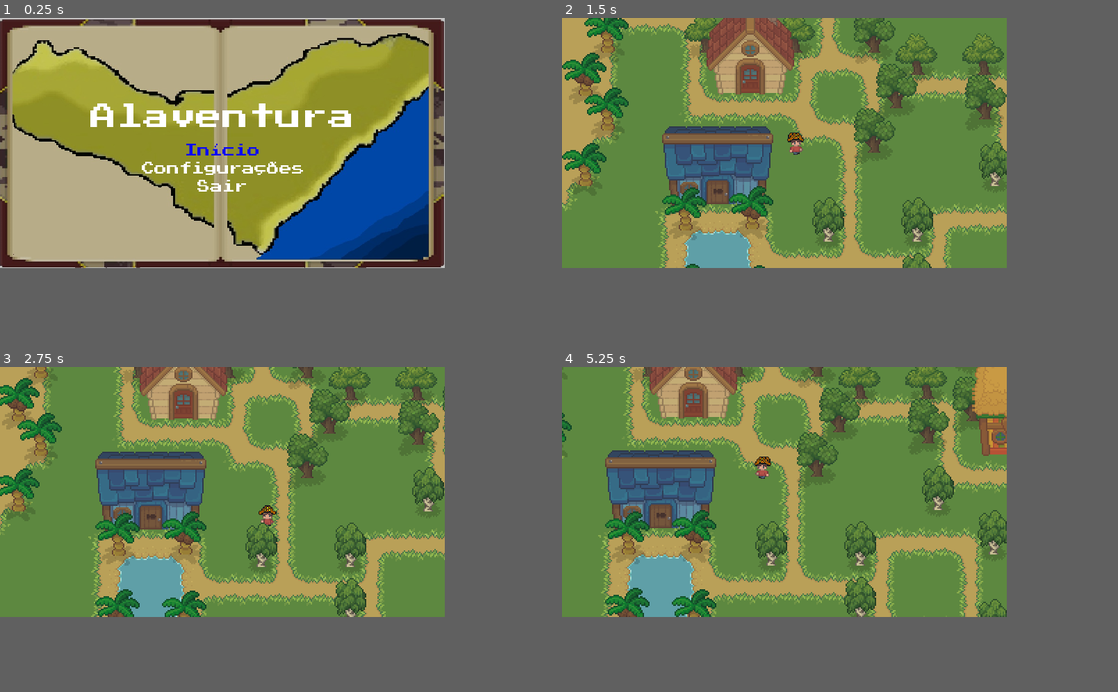
Above: before the commit, frames 1-4 (two rows, left to right).
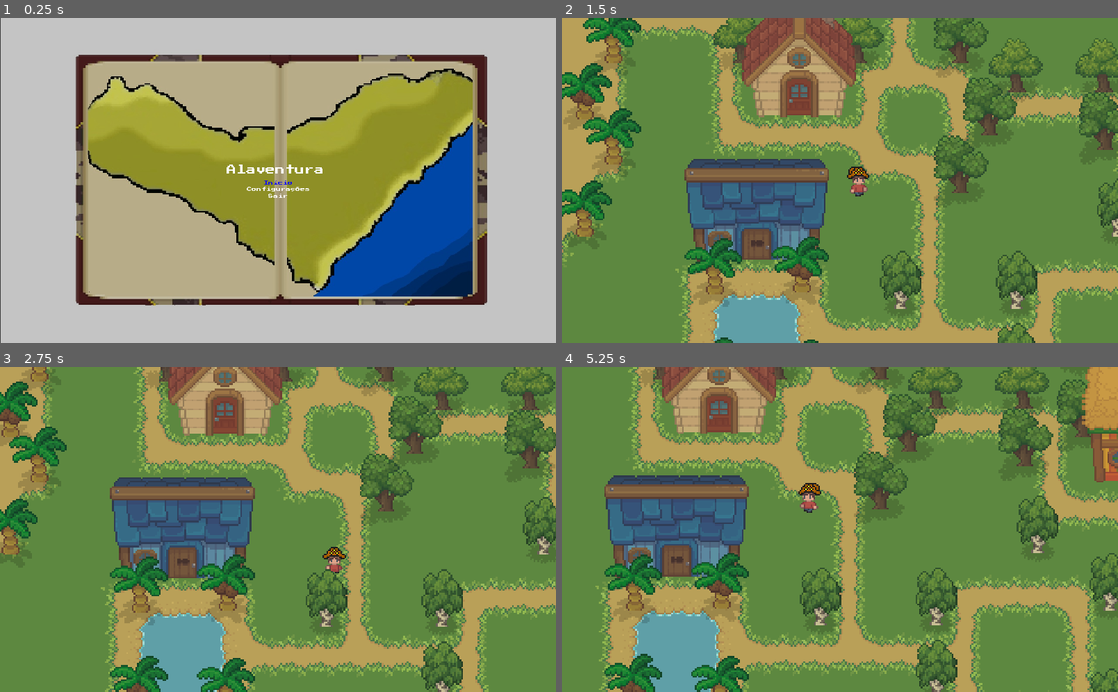
Above: after the commit, the same moments.

Repository: 2023M1T7-Inteli/grupo4
Game: Godot game, scene res://tela inicial completa/starSreen.tscn
The game is run twice, just before and just after one commit, with the same random seed, the same clock (stepped at 60 frames per second) and the same inputs.
Inputs:
- Up to frame 1 (0.25 s): no input
- Up to frame 2 (1.5 s): click "Início" at 0.5 s; tap Enter (ui_accept) at 1.25 s; hold Right (ui_right) from 1.28 s (still down)
- Up to frame 3 (2.75 s): tap Enter (ui_accept) at 1.52, 2.27 s; release Right (ui_right) at 2.03 s; hold Down (ui_down) from 2.03 s (still down)
- Up to frame 4 (5.25 s): release Down (ui_down) at 2.78 s; hold Right (ui_right) 2.78-3.53 s; hold Up (ui_up) 3.53-4.28 s; tap Enter (ui_accept) at 3.77, 4.52 s; hold Left (ui_left) from 4.28 s (still down)
In our replay, the window is 640x360 before the commit and 800x468 after it. These sizes can differ from the game's own. Grey fills any space a smaller window leaves; there, only what the larger window draws over its background counts as a difference.

The runs differ from the first frame. In frame 1, 58% of the frame differs, in the area x 0-88%, y 0-100%; in frame 2, 50%; in frame 3, 50%; in frame 4, 53%.

Commit message:
Adicionei os Blocos

Diff:
--- a/src/v2/Player/Player.tscn
+++ b/src/v2/Player/Player.tscn
@@ -97,9 +97,10 @@
 [node name="Camera2D" type="Camera2D" parent="."]
 position = Vector2( 159, 154 )
 current = true
+zoom = Vector2( 0.3, 0.3 )
 limit_left = 0
-limit_top = -45
-limit_right = 640
+limit_top = -145
+limit_right = 670
 limit_bottom = 330
 drag_margin_h_enabled = true
 drag_margin_v_enabled = true
--- /dev/null
+++ b/src/v2/Puzzle/Fase1/Mapa.gd
@@ -0,0 +1,20 @@
+extends Node2D
+
+
+# Declare member variables here. Examples:
+# var a = 2
+# var b = "text"
+
+
+# Called when the node enters the scene tree for the first time.
+func _ready():
+	pass
+
+
+# Called every frame. 'delta' is the elapsed time since the previous frame.
+#func _process(delta):
+#	pass
+
+# Fecha o modal para adicionar tasks
+func _closeModal():
+	get_tree().get_root().get_child(2).queue_free()
--- /dev/null
+++ b/src/v2/Puzzle/Fase1/Mapa.tscn
@@ -0,0 +1,25 @@
+[gd_scene load_steps=4 format=2]
+
+[ext_resource path="res://Puzzle/Player/Player.tscn" type="PackedScene" id=1]
+[ext_resource path="res://Puzzle/Fase1/Mapa.gd" type="Script" id=2]
+[ext_resource path="res://Puzzle/Interface/GerenciadorDeBloco/GerenciadorDeBloco.tscn" type="PackedScene" id=3]
+
+[node name="Mapa" type="Node2D"]
+script = ExtResource( 2 )
+
+[node name="Player" parent="." instance=ExtResource( 1 )]
+
+[node name="Tasks" parent="." instance=ExtResource( 3 )]
+margin_left = 805.0
+margin_top = 67.0
+margin_right = 941.0
+margin_bottom = 194.0
+
+[node name="Play" type="Button" parent="."]
+margin_left = 821.0
+margin_top = 32.0
+margin_right = 940.0
+margin_bottom = 52.0
+text = "Rodar Comandos"
+
+[connection signal="pressed" from="Play" to="Player" method="_on_Play_pressed"]
--- /dev/null
+++ b/src/v2/Puzzle/Global.gd
@@ -0,0 +1,40 @@
+extends Node
+
+var current_scene = null
+var tasks = ['walk']
+
+func _ready():
+	var root = get_tree().get_root()
+	current_scene = root.get_child(root.get_child_count() - 1)
+
+func addTask(task):
+	print(task)
+	tasks.append(task)
+
+func goto_scene(path):
+	# This function will usually be called from a signal callback,
+	# or some other function in the current scene.
+	# Deleting the current scene at this point is
+	# a bad idea, because it may still be executing code.
+	# This will result in a crash or unexpected behavior.
+
+	# The solution is to defer the load to a later time, when
+	# we can be sure that no code from the current scene is running:
+
+	call_deferred("_deferred_goto_scene", path)
+
+func _deferred_goto_scene(path):
+	# It is now safe to remove the current scene
+	current_scene.free()
+
+	# Load the new scene.
+	var s = ResourceLoader.load(path)
+
+	# Instance the new scene.
+	current_scene = s.instance()
+
+	# Add it to the active scene, as child of root.
+	get_tree().get_root().add_child(current_scene)
+
+	# Optionally, to make it compatible with the SceneTree.change_scene() API.
+	get_tree().set_current_scene(current_scene)
--- /dev/null
+++ b/src/v2/Puzzle/Interface/AdicionarBloco/AdicionarBloco.gd
@@ -0,0 +1,29 @@
+extends Control
+
+# Declare member variables here. Examples:
+# var a = 2
+# var b = "text"
+
+
+# Called when the node enters the scene tree for the first time.
+func _ready():
+#	var obj = node.
+	print('abc')
+	pass # Replace with function body.
+
+# Adiciona task
+func addTask(task):
+	get_parent().get_child(1).get_child(1)._addTask(task)
+
+func _on_RotateCounter_pressed():
+	addTask('rotate_counter')
+
+func _on_WalkButton_pressed():
+	addTask('walk')
+
+func _on_Rotate_pressed():
+	addTask('rotate')
+
+func _on_Close_pressed():
+	get_parent().get_child(1)._closeModal()
+	pass
--- /dev/null
+++ b/src/v2/Puzzle/Interface/AdicionarBloco/AdicionarBloco.tscn
@@ -0,0 +1,45 @@
+[gd_scene load_steps=2 format=2]
+
+[ext_resource path="res://Puzzle/Interface/AdicionarBloco/AdicionarBloco.gd" type="Script" id=1]
+
+[node name="AdicionarBloco" type="Control"]
+anchor_right = 1.0
+anchor_bottom = 1.0
+script = ExtResource( 1 )
+
+[node name="VBoxContainer" type="VBoxContainer" parent="."]
+margin_left = 440.0
+margin_top = 256.0
+margin_right = 581.0
+margin_bottom = 324.0
+size_flags_horizontal = 3
+
+[node name="WalkButton" type="Button" parent="VBoxContainer"]
+margin_right = 141.0
+margin_bottom = 20.0
+rect_pivot_offset = Vector2( -66, 16 )
+text = "ANDA"
+
+[node name="RotateCounter" type="Button" parent="VBoxContainer"]
+margin_top = 24.0
+margin_right = 141.0
+margin_bottom = 44.0
+text = "GIRA ANTIHORARIO"
+
+[node name="Rotate" type="Button" parent="VBoxContainer"]
+margin_top = 48.0
+margin_right = 141.0
+margin_bottom = 68.0
+text = "GIRIA HORARIO"
+
+[node name="Close" type="Button" parent="."]
+margin_left = 448.0
+margin_top = 216.0
+margin_right = 569.0
+margin_bottom = 236.0
+text = "x"
+
+[connection signal="pressed" from="VBoxContainer/WalkButton" to="." method="_on_WalkButton_pressed"]
+[connection signal="pressed" from="VBoxContainer/RotateCounter" to="." method="_on_RotateCounter_pressed"]
+[connection signal="pressed" from="VBoxContainer/Rotate" to="." method="_on_Rotate_pressed"]
+[connection signal="pressed" from="Close" to="." method="_on_Close_pressed"]
--- /dev/null
+++ b/src/v2/Puzzle/Interface/GerenciadorDeBloco/BlocoDeComando/BlocoDeComando.gd
@@ -0,0 +1,11 @@
+extends Control
+
+export(String) var title
+export(String) var id
+
+func _ready():
+	$title.text = title
+
+
+func _on_delete_pressed():
+	pass # Replace with function body.
--- /dev/null
+++ b/src/v2/Puzzle/Interface/GerenciadorDeBloco/BlocoDeComando/BlocoDeComando.tscn
@@ -0,0 +1,26 @@
+[gd_scene load_steps=2 format=2]
+
+[ext_resource path="res://Puzzle/Interface/GerenciadorDeBloco/BlocoDeComando/BlocoDeComando.gd" type="Script" id=1]
+
+[node name="BlocoDeComando" type="GridContainer"]
+anchor_right = 1.0
+anchor_bottom = 1.0
+margin_right = -854.0
+margin_bottom = -576.0
+size_flags_horizontal = 3
+columns = 2
+script = ExtResource( 1 )
+
+[node name="title" type="RichTextLabel" parent="."]
+margin_right = 146.0
+margin_bottom = 20.0
+size_flags_horizontal = 3
+text = "Comando"
+fit_content_height = true
+scroll_active = false
+
+[node name="delete" type="Button" parent="."]
+margin_left = 150.0
+margin_right = 170.0
+margin_bottom = 20.0
+text = "X"
--- /dev/null
+++ b/src/v2/Puzzle/Interface/GerenciadorDeBloco/GerenciadorDeBloco.gd
@@ -0,0 +1,52 @@
+extends VBoxContainer
+
+var tasks = []
+
+# Função que deleta todos os nodes filhos do node passado
+static func delete_children(node):
+	# Loopa pelos filhos do node passado
+	for n in node.get_children():
+		# Remove o filho da vez
+		node.remove_child(n)
+
+		# Limpa ele da queue do loop para que não loope por onde não existe filho
+		n.queue_free()
+
+# Atualiza a lista de tarefas
+func update_list():
+	# Chama a função que deleta os nodes filhos do Container Vertical
+	delete_children($TaskList)
+	print(tasks)
+	# Loopa pela lista de tasks
+	for x in tasks:
+		# Cria uma nova task
+		var task_scene = load("res://Puzzle/Interface/GerenciadorDeBloco/BlocoDeComando/BlocoDeComando.tscn").instance()
+
+		# Atualiza propriedades do novo node
+		task_scene.title = x
+
+		# Adiciona ele como filho do Container Vertical
+		$TaskList.add_child(task_scene)
+
+# Called when the node enters the scene tree for the first time.
+func _ready():
+	pass
+
+# Called every frame. 'delta' is the elapsed time since the previous frame.
+#func _process(delta):
+#	pass
+
+func _addTask(task):
+	# Adiciona task no global
+	get_node("/root/Global").addTask(task)
+
+	tasks = get_node("/root/Global").tasks
+
+	# Chama a função que atualiza a lista
+	update_list()
+
+func _on_AddTask_pressed():
+	var moves = load("res://Puzzle/Interface/AdicionarBloco/AdicionarBloco.tscn")
+	var moves_instance = moves.instance()
+	moves_instance.set_name('moves')
+	get_tree().get_root().add_child(moves_instance)
--- /dev/null
+++ b/src/v2/Puzzle/Interface/GerenciadorDeBloco/GerenciadorDeBloco.tscn
@@ -0,0 +1,21 @@
+[gd_scene load_steps=2 format=2]
+
+[ext_resource path="res://Puzzle/Interface/GerenciadorDeBloco/GerenciadorDeBloco.gd" type="Script" id=1]
+
+[node name="GerenciadorDeBloos" type="VBoxContainer"]
+margin_right = 136.0
+margin_bottom = 164.0
+script = ExtResource( 1 )
+
+[node name="AddTask" type="Button" parent="."]
+margin_right = 136.0
+margin_bottom = 20.0
+text = "Adicionar Comando"
+
+[node name="TaskList" type="GridContainer" parent="."]
+margin_top = 24.0
+margin_right = 136.0
+margin_bottom = 164.0
+size_flags_vertical = 3
+
+[connection signal="pressed" from="AddTask" to="." method="_on_AddTask_pressed"]
--- /dev/null
+++ b/src/v2/Puzzle/Player/Player.gd
@@ -0,0 +1,75 @@
+extends KinematicBody2D
+
+var playing = false
+var tasks = []
+
+var velocity = Vector2()
+export (int) var speed = 72
+
+# Saves where player is going to
+onready var target = position
+
+# Saves if player is in motion
+onready var moving = false
+
+# Defines possible directions
+var directions = ['right', 'up', 'left', 'down']
+var currentDirection = 0
+
+# Called when the node enters the scene tree for the first time.
+func _ready():
+	pass # Replace with function body.
+
+func rotate(command):
+	if (command == 'rotate_counter'):
+		if (currentDirection == 0):
+			currentDirection = 3
+		else:
+			currentDirection -= 1
+	elif (command == 'rotate'):
+		if (currentDirection == 3):
+			currentDirection == 0
+		else:
+			currentDirection += 1
+
+func run(currentTask):
+	var x = tasks[currentTask]
+	if (x == 'rotate' || x == 'rotate_counter'):
+		rotate(x)
+	if (x == 'walk'):
+		if (directions[currentDirection] == 'up'):
+			target.y -= 36
+		elif (directions[currentDirection] == 'down'):
+			target.y += 36
+		elif (directions[currentDirection] == 'right'):
+			target.x += 36
+		elif (directions[currentDirection] == 'left'):
+			target.x -= 36
+
+		# Set player velocity according to target and speed
+		velocity = position.direction_to(target) * speed
+
+	print(tasks[currentTask])
+	if (currentTask + 1 < len(tasks)):
+		yield(get_tree().create_timer(1), "timeout")
+		run(currentTask + 1)
+
+# Called every frame. 'delta' is the elapsed time since the previous frame.
+func _physics_process(delta):
+	if (playing == true):
+		run(0)
+		playing = false
+		# If the distance between the player and where it is going is more than 5
+	if (position.distance_to(target) > 5):
+		# Slide player to target
+		velocity = move_and_slide(velocity)
+
+		moving = true
+		# If the distance is less than 5
+	else:
+		# Save that player is NOT moving
+		moving = false
+
+func _on_Play_pressed():
+	tasks = get_node("/root/Global").tasks
+	playing = true
--- /dev/null
+++ b/src/v2/Puzzle/Player/Player.tscn
@@ -0,0 +1,20 @@
+[gd_scene load_steps=4 format=2]
+
+[ext_resource path="res://Puzzle/Player/Player.png" type="Texture" id=1]
+[ext_resource path="res://Puzzle/Player/Player.gd" type="Script" id=2]
+
+[sub_resource type="RectangleShape2D" id=1]
+extents = Vector2( 33.5, 37.5 )
+
+[node name="Player" type="KinematicBody2D"]
+script = ExtResource( 2 )
+
+[node name="Player" type="Sprite" parent="."]
+position = Vector2( 96, 94 )
+texture = ExtResource( 1 )
+hframes = 28
+
+[node name="CollisionShape2D" type="CollisionShape2D" parent="."]
+position = Vector2( 98.5, 151.5 )
+shape = SubResource( 1 )
+disabled = true
--- a/src/v2/project.godot
+++ b/src/v2/project.godot
@@ -15,8 +15,6 @@
 
 [display]
 
-window/size/width=320
-window/size/height=180
 window/size/test_width=1280
 window/size/test_height=720
 window/stretch/mode="2d"
--- a/src/v2/tela inicial completa/starSreen.tscn
+++ b/src/v2/tela inicial completa/starSreen.tscn
@@ -46,8 +46,8 @@
 script = ExtResource( 2 )
 
 [node name="bgd" type="Sprite" parent="."]
-position = Vector2( 157.625, 91.1875 )
-scale = Vector2( 0.338086, 0.280462 )
+position = Vector2( 513.813, 301.094 )
+scale = Vector2( 0.800293, 0.724865 )
 texture = ExtResource( 3 )
 
 [node name="ColorRect" type="ColorRect" parent="."]
Binary file added: src/v2/Puzzle/Player/Player.png
Not shown, added: src/v2/Puzzle/Player/Player.png.import
